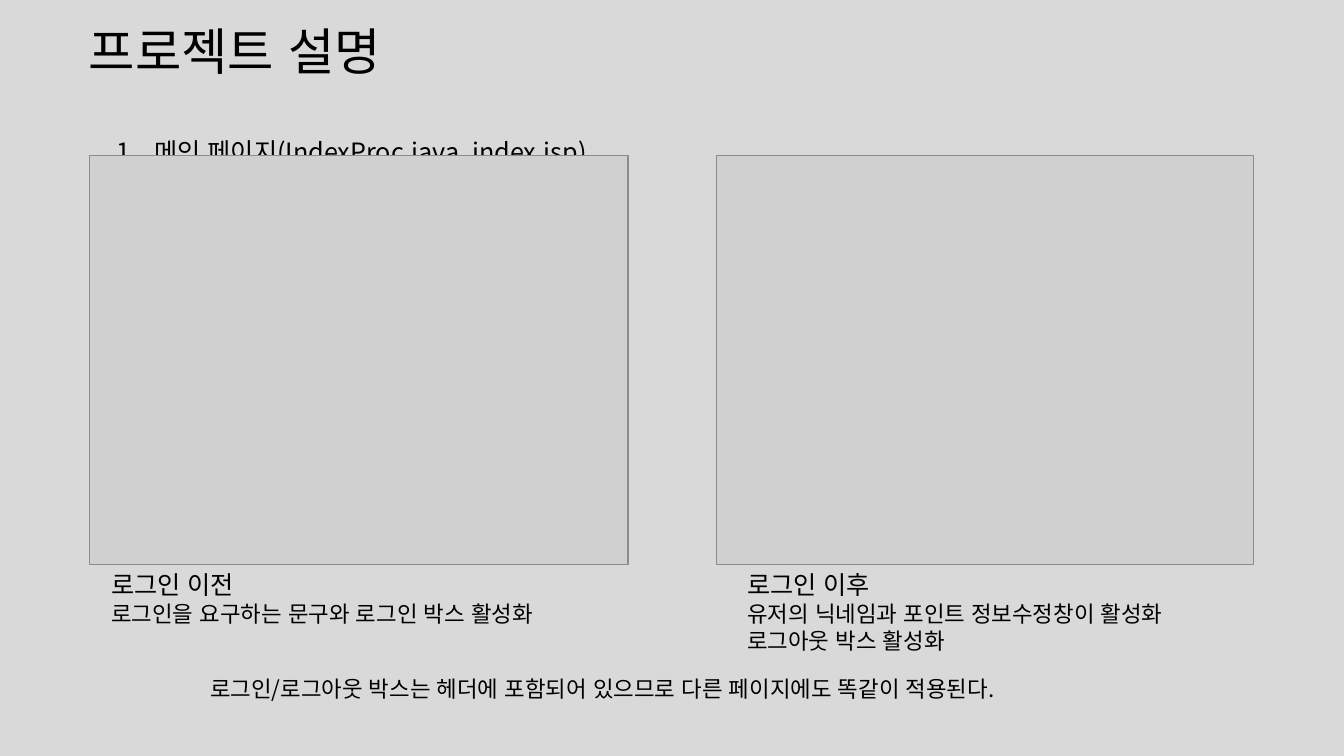
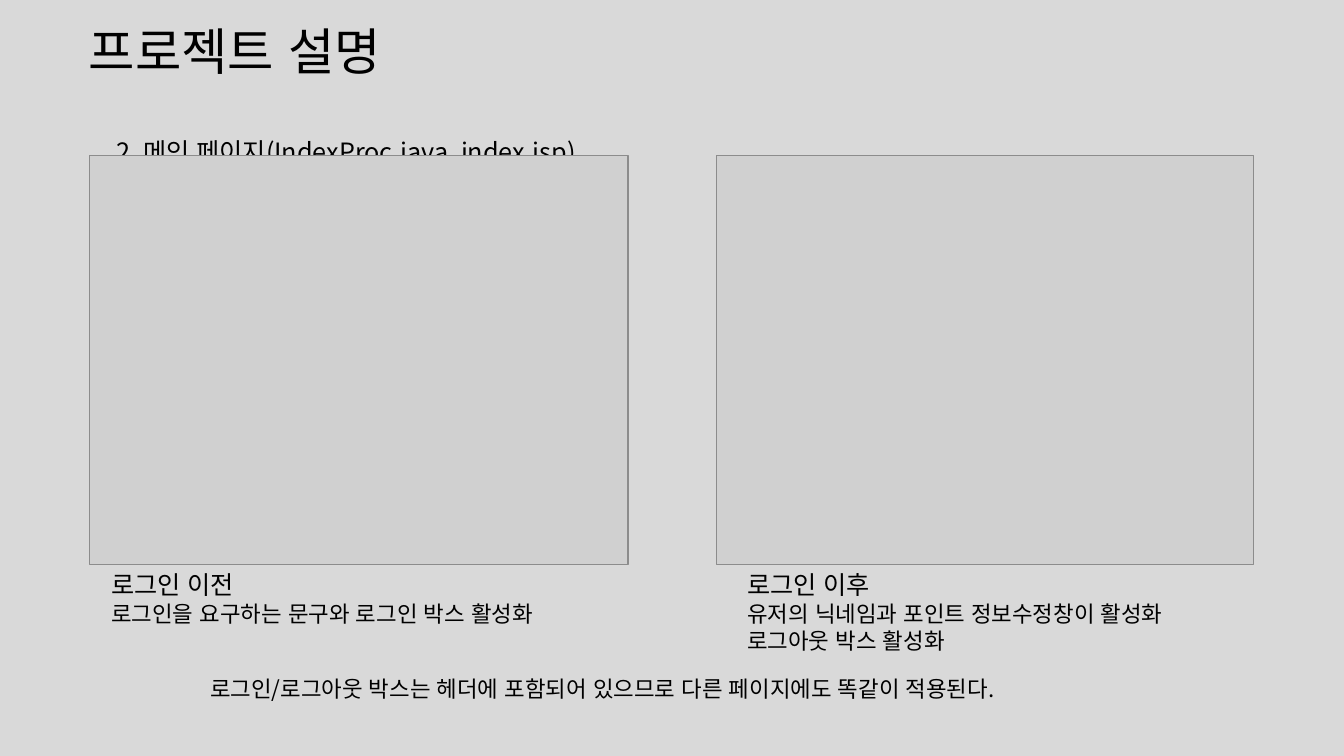
Before and after one commit to DevDogFe/baseball, a slide deck: slide 6 of 숫자 야구.pptx (slide 5 before the commit). Drawn at 1344x756 pixels with LibreOffice and Linux fonts; fonts in the diff are those of the drawing; grey boxes stand for pictures. Boxes give left, top, right and bottom in pixels: in the first picture for what was removed or moved away, otherwise in the second. Text is boxed around its words. In the diff, an @@ line names an element or a change of style, - is before the commit and + after.

```diff
--- a/숫자 야구.pptx
+++ b/숫자 야구.pptx
@@ text at (116,140,576,156): text changed @@
-1. 메인 페이지(IndexProc.java, index.jsp)
+2. 메인 페이지(IndexProc.java, index.jsp)
```
Also in this commit, not shown: 5 other slides changed, 7 slides added, 1 slide removed, 4 other files.
